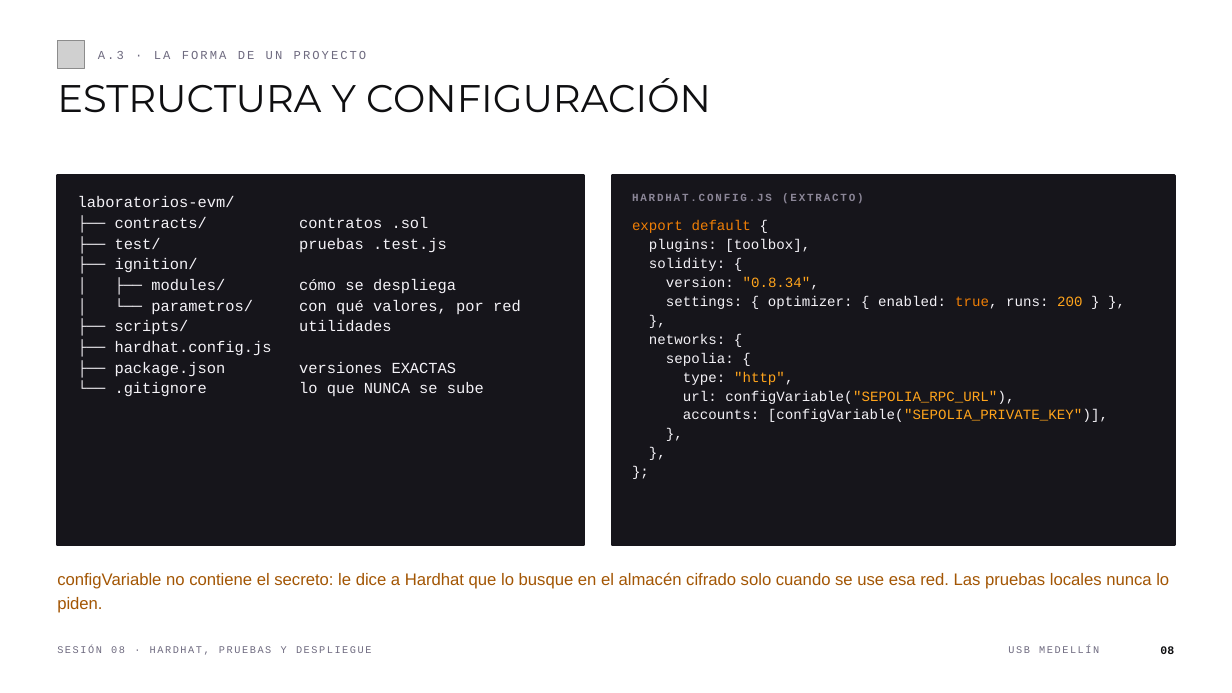
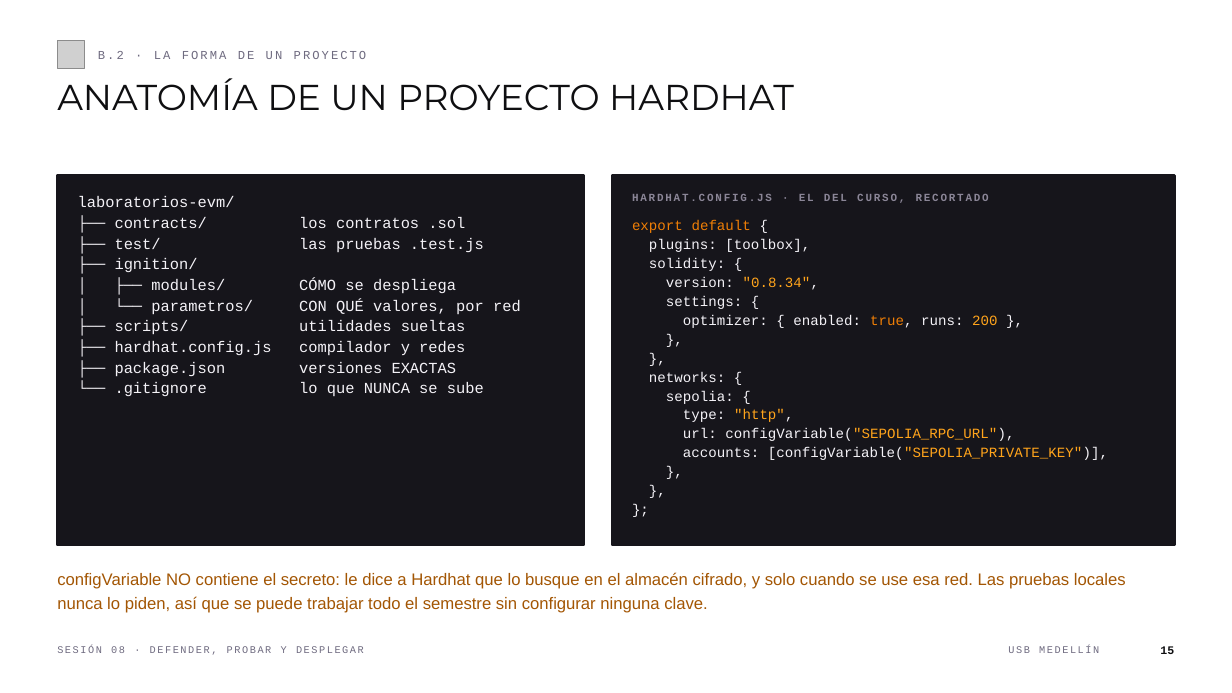
Before and after one commit to andresdapena81/curso-blockchain-web3-usb, a slide deck: slide 15 of material/Sesion-08-Blockchain-Web3.pptx (slide 8 before the commit). Drawn at 1232x693 pixels with LibreOffice and Linux fonts; fonts in the diff are those of the drawing; grey boxes stand for pictures. Boxes give left, top, right and bottom in pixels: in the first picture for what was removed or moved away, otherwise in the second. Text is boxed around its words. In the diff, an @@ line names an element or a change of style, - is before the commit and + after.

```diff
--- a/material/Sesion-08-Blockchain-Web3.pptx
+++ b/material/Sesion-08-Blockchain-Web3.pptx
@@ text at (98, 51, 367, 59): text changed @@
-A.3 · LA FORMA DE UN PROYECTO
+B.2 · LA FORMA DE UN PROYECTO
@@ text at (57, 78, 794, 111): text changed; size 30 to 28 pt @@
-ESTRUCTURA Y CONFIGURACIÓN
+ANATOMÍA DE UN PROYECTO HARDHAT
@@ text at (632, 194, 989, 203): text changed @@
-HARDHAT.CONFIG.JS (EXTRACTO)
+HARDHAT.CONFIG.JS · EL DEL CURSO, RECORTADO
@@ text at (115, 217, 484, 252): text changed @@
-├── contracts/ contratos .sol
-├── test/ pruebas .test.js
+├── contracts/ los contratos .sol
+├── test/ las pruebas .test.js
@@ text at (299, 279, 521, 355): text changed @@
-│ ├── modules/ cómo se despliega
-│ └── parametros/ con qué valores, por red
-├── scripts/ utilidades
-├── hardhat.config.js
+│ ├── modules/ CÓMO se despliega
+│ └── parametros/ CON QUÉ valores, por red
+├── scripts/ utilidades sueltas
+├── hardhat.config.js compilador y redes
@@ text at (666, 296, 997, 328): text changed @@
-settings: { optimizer: { enabled: true, runs: 200 } },
+settings: {
+optimizer: { enabled: true, runs: 200 },
+},
@@ text at (57, 572, 1126, 613): text changed @@
-configVariable no contiene el secreto: le dice a Hardhat que lo busque en el almacén cifrado solo cuando se use esa red. Las pruebas locales nunca lo piden.
+configVariable NO contiene el secreto: le dice a Hardhat que lo busque en el almacén cifrado, y solo cuando se use esa red. Las pruebas locales nunca lo piden, así que se puede trabajar todo el semestre sin configurar ninguna clave.
@@ text at (57, 646, 364, 655): text changed @@
-SESIÓN 08 · HARDHAT, PRUEBAS Y DESPLIEGUE
+SESIÓN 08 · DEFENDER, PROBAR Y DESPLEGAR
@@ text at (1160, 646, 1174, 654): text changed @@
-08
+15
```
Also in this commit, not shown: 29 other slides changed, 27 slides added, 13 slides removed, 2 other files.
